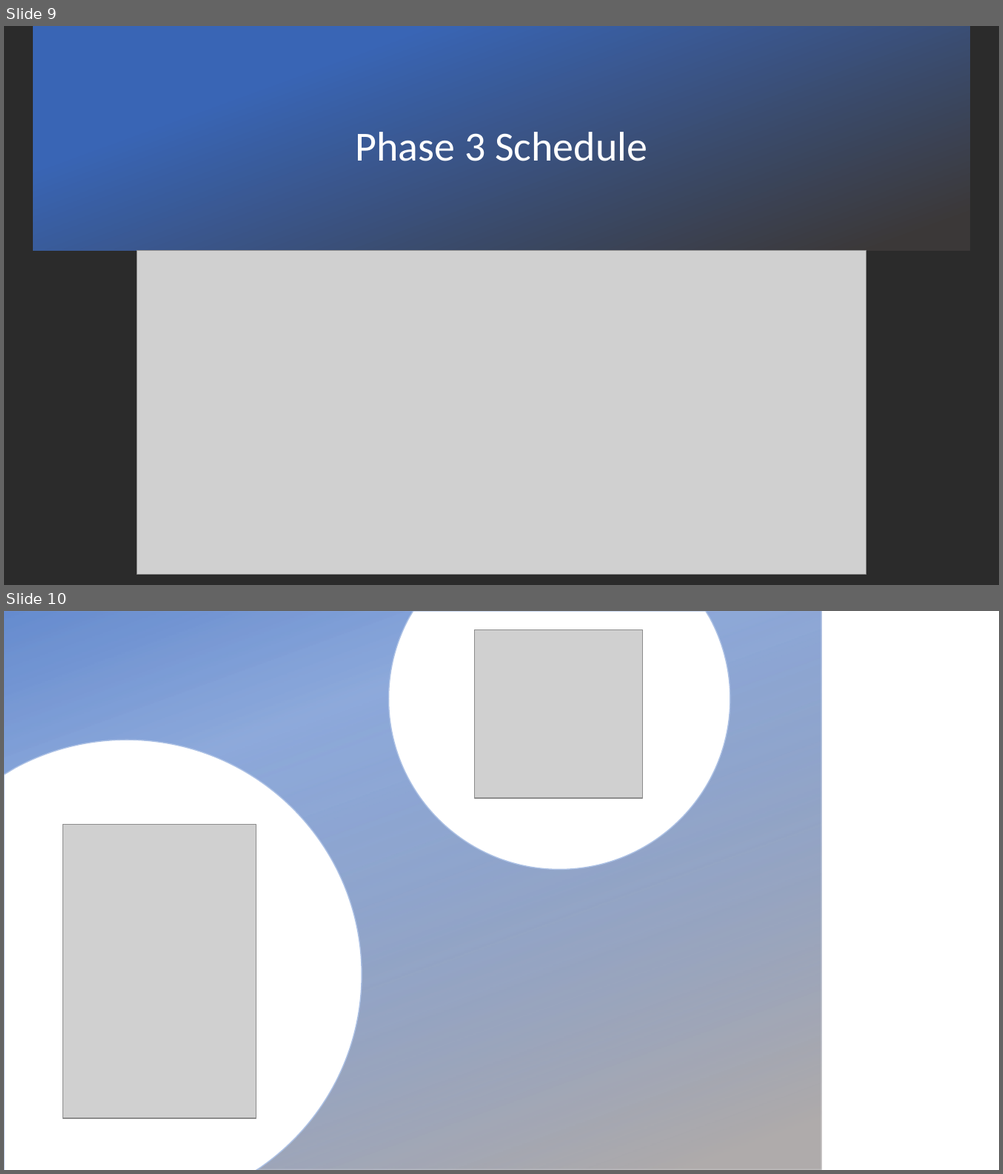
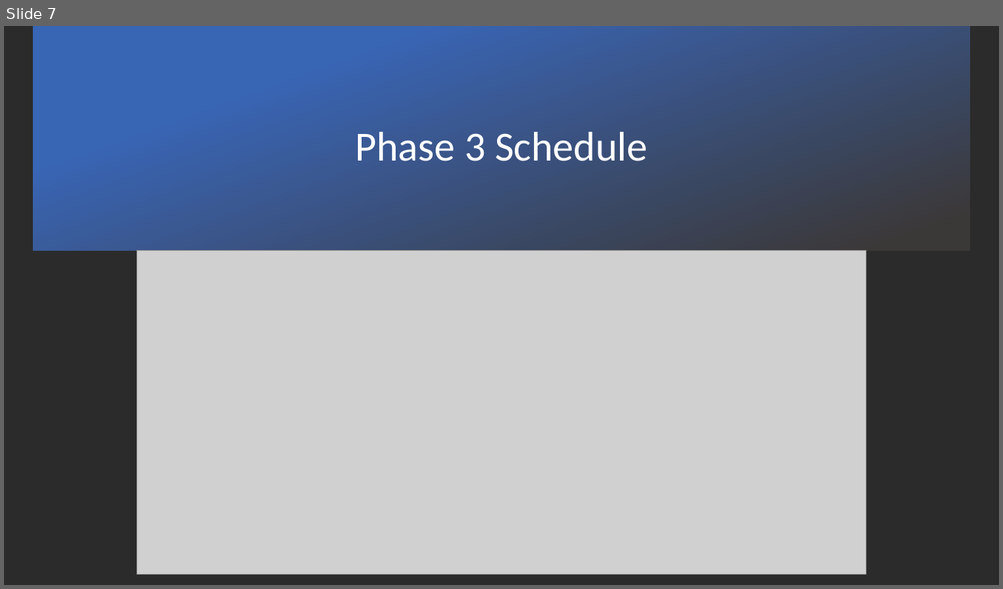
Before and after one commit to tmersch/TSO, a slide deck: documentation/Phase 2 experiments/Presentation second phase.pptx. Shown one above the other, each under a label of ours: slides 9 and 10 before the commit, slide 7 after it. The pictures are 1003x1174 and 1003x589 pixels, drawn with LibreOffice and Linux fonts; fonts in the diff are those of the drawing; grey boxes stand for pictures; background and template pictures are left out; a plain dark background stands for a picture behind light text. Boxes give left, top, right and bottom in pixels: in the first picture for what was removed or moved away, otherwise in the second. Text is boxed around its words. In the diff, an @@ line names an element or a change of style, - is before the commit and + after.

```diff
--- a/documentation/Phase 2 experiments/Presentation second phase.pptx
+++ b/documentation/Phase 2 experiments/Presentation second phase.pptx
@@ slide 10 removed at bbox=[4, 611, 999, 1170], background picture (left out) @@
@@ rectangle removed at bbox=[4, 611, 822, 1170] @@
@@ freeform shape removed at bbox=[388, 611, 730, 870] @@
@@ picture removed at bbox=[474, 629, 643, 798] @@
@@ freeform shape removed at bbox=[4, 740, 361, 1170] @@
@@ picture removed at bbox=[63, 824, 256, 1119] @@
@@ what was slide 9 is now slide 7 @@
```
Also in this commit, not shown: 3 slides changed, 4 slides added, 4 other slides removed.
